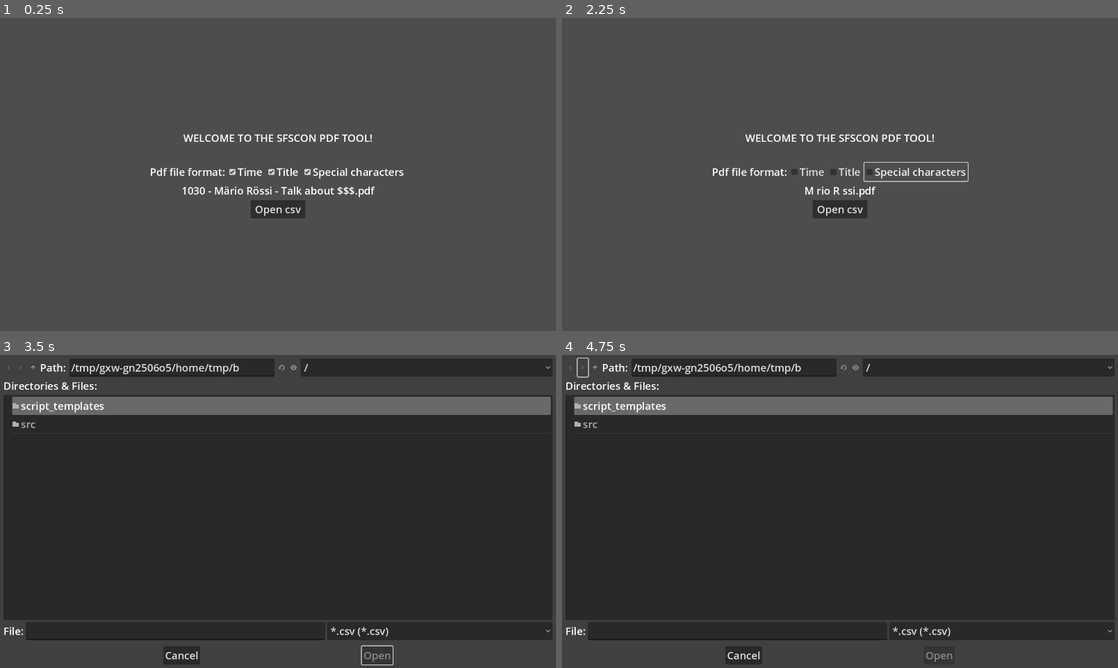
Above: before the commit, frames 1-4 (two rows, left to right).
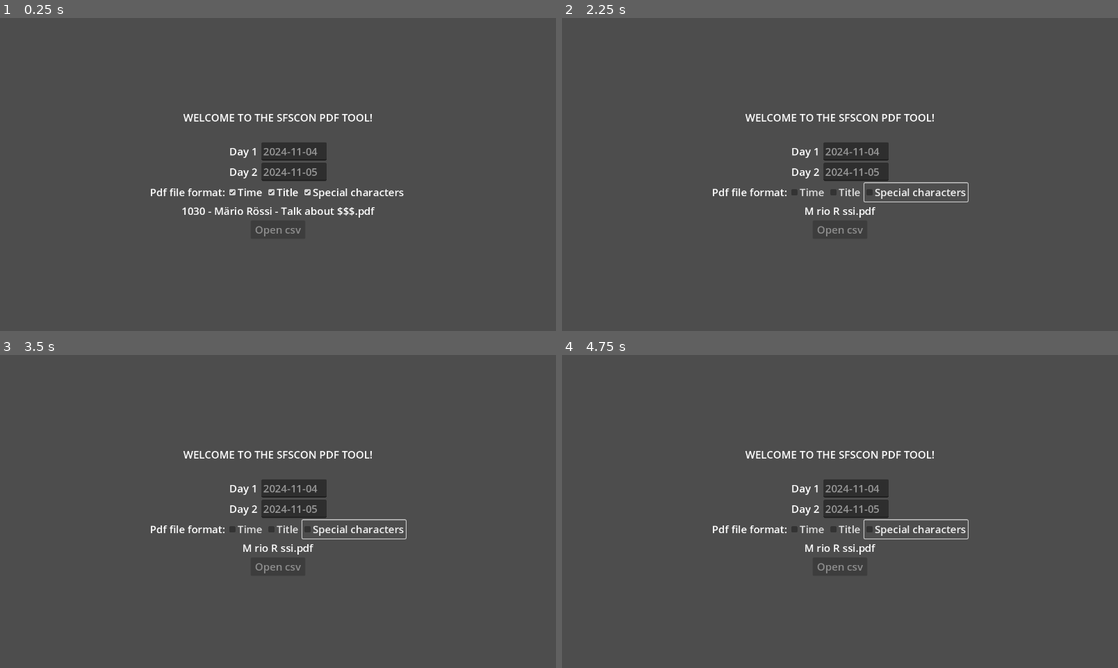
Above: after the commit, the same moments.

Repository: noi-techpark/sfscon-pdf-downloader
Game: Godot game, scene res://src/Main.tscn
The game is run twice, just before and just after one commit, with the same random seed, the same clock (stepped at 60 frames per second) and the same inputs.
Inputs (mouse positions are in pixels of both pictures, inside the frame that each line leads up to):
- Up to frame 1 (0.25 s): no input
- Up to frame 2 (2.25 s): click "Time" at 0.5 s; click "Title" at 1.25 s; click "Special characters" at 2 s
- Up to frame 3 (3.5 s): click (278, 545) at 2.75 s, where only the run before the commit has a clickable "Open csv"
- Up to frame 4 (4.75 s): click (584, 367) at 3.52 s; click (584, 367) at 4.27 s

The runs differ from the first frame. In frame 1, 4.1% of the frame differs, in the area x 27-73%, y 30-70%; in frame 2, 4.0%; in frame 3, 80%, in the area x 0-100%, y 1-100%; in frame 4, 80%.

Commit message:
make day1/day2 configurable and save last config

Diff:
--- a/app/src/Main.gd
+++ b/app/src/Main.gd
@@ -14,6 +14,30 @@
 const STATUS_KEY: String = "status"
 const SPEAKER_KEY: String = "speakers"
 const PDF_LINK_KEY: String = "pdf presentation"
+
+
+@onready var file_dialog: FileDialog = $WebsiteFileDialog
+
+@onready var progress_label: Label = $Result/ProgressLabel
+@onready var statistics_label: Label = $Result/Statistics
+@onready var progress_bar: ProgressBar = $Result/ProgressBar
+@onready var http: HTTPRequest = $HTTPRequest
+@onready var result: VBoxContainer = $Result
+
+@onready var errors: RichTextLabel = $Result/Errors
+@onready var errors2: RichTextLabel = $Result/Errors2
+
+@onready var settings: VBoxContainer = $Settings
+@onready var example: Label = $Settings/Example
+
+@onready var time_checkbox: CheckBox = $Settings/PdfConfig/TimeCheckbox
+@onready var title_checkbox: CheckBox = $Settings/PdfConfig/TitleCheckBox
+@onready var regex_checkbox: CheckBox = $Settings/PdfConfig/RegexCheckbox
+
+@onready var day_1: LineEdit = $Settings/DayConfig1/Day1
+@onready var day_2: LineEdit = $Settings/DayConfig2/Day2
+
+@onready var submit: Button = $Settings/Submit
 
 var keys_index: Dictionary = {
 	ID_KEY: -1,
@@ -27,29 +51,9 @@
 	PDF_LINK_KEY: -1,
 }
 
-# TODO make day mapping input field
-const DAY_MAPPING: Dictionary = {
-	"10/11/2024" : "Day 1",
-	"11/11/2024" : "Day 2",
-}
-
-@onready var file_dialog: FileDialog = $WebsiteFileDialog
-
-@onready var progress_label: Label = $Result/ProgressLabel
-@onready var statistics_label: Label = $Result/Statistics
-@onready var progress_bar: ProgressBar = $Result/ProgressBar
-@onready var http: HTTPRequest = $HTTPRequest
-@onready var result: VBoxContainer = $Result
-
-@onready var errors: RichTextLabel = $Result/Errors
-@onready var errors2: RichTextLabel = $Result/Errors2
-
-@onready var settings: VBoxContainer = $Settings
-@onready var example: Label = $Settings/Example
-
-@onready var time_checkbox: CheckBox = $Settings/HBoxContainer/TimeCheckbox
-@onready var title_checkbox: CheckBox = $Settings/HBoxContainer/TitleCheckBox
-@onready var regex_checkbox: CheckBox = $Settings/HBoxContainer/RegexCheckbox
+#"10/11/2024" : "Day 1"
+#"11/11/2024" : "Day 2"
+var day_mapping: Dictionary  = {}
 
 var pdf_path: String
 
@@ -71,6 +75,14 @@
 	regex.compile("\\w+")
 
 	_load_config()
+
+	# restore day mapping
+	for day: String in day_mapping.keys():
+		if day_mapping[day] == "Day 1":
+			day_1.text = day
+		elif day_mapping[day] == "Day 2":
+			day_2.text = day
+	submit.disabled = not _is_valid_date(day_1.text) or not _is_valid_date(day_2.text)
 
 	time_checkbox.button_pressed = include_time
 	title_checkbox.button_pressed = include_title
@@ -89,6 +101,7 @@
 	include_title = config.get_value("settings", "include_title", true)
 	include_time = config.get_value("settings", "include_time", true)
 	include_special_characters = config.get_value("settings", "include_special_characters", true)
+	day_mapping = config.get_value("settings", "day_mapping" , {})
 
 
 func _save_config(path: String) -> void:
@@ -97,6 +110,7 @@
 	config.set_value("settings", "include_title", include_title)
 	config.set_value("settings", "include_time", include_time)
 	config.set_value("settings", "include_special_characters", include_special_characters)
+	config.set_value("settings", "day_mapping", day_mapping)
 	config.save("user://settings.cfg")
 
 
@@ -204,8 +218,8 @@
 	return base_path + path
 
 func _get_day(day: String) -> String:
-	if DAY_MAPPING.has(day):
-		return DAY_MAPPING[day]
+	if day_mapping.has(day):
+		return day_mapping[day]
 	return "TBD"
 
 func _escape_string(string: String) -> String:
@@ -254,6 +268,7 @@
 
 	example.text = _format_file_name(time, title, speaker)
 
+
 func _format_file_name(time: String, title: String, speaker: String) -> String:
 	if not include_time:
 		time = ""
@@ -278,3 +293,20 @@
 	text = text.strip_edges()
 
 	return text
+
+
+func _on_day_1_text_changed(new_text: String) -> void:
+	submit.disabled = not _is_valid_date(day_1.text) or not _is_valid_date(day_2.text)
+	if _is_valid_date(day_1.text):
+		day_mapping[day_1.text] = "Day 1"
+
+
+func _on_day_2_text_changed(new_text: String) -> void:
+	submit.disabled = not _is_valid_date(day_1.text) or not _is_valid_date(day_2.text)
+
+	if _is_valid_date(day_2.text):
+		day_mapping[day_2.text] = "Day 2"
+
+func _is_valid_date(date: String) -> bool:
+	var time: int = Time.get_unix_time_from_datetime_string(date)
+	return time > 0
--- a/app/src/Main.tscn
+++ b/app/src/Main.tscn
@@ -37,27 +37,57 @@
 custom_minimum_size = Vector2(0, 30)
 layout_mode = 2
 
-[node name="HBoxContainer" type="HBoxContainer" parent="Settings"]
+[node name="DayConfig1" type="HBoxContainer" parent="Settings"]
+layout_mode = 2
+theme_override_constants/separation = 10
+alignment = 1
+
+[node name="Description" type="Label" parent="Settings/DayConfig1"]
+layout_mode = 2
+text = "Day 1"
+horizontal_alignment = 1
+
+[node name="Day1" type="LineEdit" parent="Settings/DayConfig1"]
+custom_minimum_size = Vector2(150, 0)
+layout_mode = 2
+placeholder_text = "2024-11-04"
+
+[node name="DayConfig2" type="HBoxContainer" parent="Settings"]
+layout_mode = 2
+theme_override_constants/separation = 10
+alignment = 1
+
+[node name="Description" type="Label" parent="Settings/DayConfig2"]
+layout_mode = 2
+text = "Day 2"
+horizontal_alignment = 1
+
+[node name="Day2" type="LineEdit" parent="Settings/DayConfig2"]
+custom_minimum_size = Vector2(150, 0)
+layout_mode = 2
+placeholder_text = "2024-11-05"
+
+[node name="PdfConfig" type="HBoxContainer" parent="Settings"]
 layout_mode = 2
 theme_override_constants/separation = 5
 alignment = 1
 
-[node name="Description" type="Label" parent="Settings/HBoxContainer"]
+[node name="Description" type="Label" parent="Settings/PdfConfig"]
 layout_mode = 2
 text = "Pdf file format:"
 horizontal_alignment = 1
 
-[node name="TimeCheckbox" type="CheckBox" parent="Settings/HBoxContainer"]
+[node name="TimeCheckbox" type="CheckBox" parent="Settings/PdfConfig"]
 layout_mode = 2
 button_pressed = true
 text = "Time"
 
-[node name="TitleCheckBox" type="CheckBox" parent="Settings/HBoxContainer"]
+[node name="TitleCheckBox" type="CheckBox" parent="Settings/PdfConfig"]
 layout_mode = 2
 button_pressed = true
 text = "Title"
 
-[node name="RegexCheckbox" type="CheckBox" parent="Settings/HBoxContainer"]
+[node name="RegexCheckbox" type="CheckBox" parent="Settings/PdfConfig"]
 layout_mode = 2
 button_pressed = true
 text = "Special characters"
@@ -70,6 +100,7 @@
 [node name="Submit" type="Button" parent="Settings"]
 layout_mode = 2
 size_flags_horizontal = 4
+disabled = true
 text = " Open csv "
 
 [node name="WebsiteFileDialog" type="FileDialog" parent="."]
@@ -150,9 +181,11 @@
 [node name="HTTPRequest" type="HTTPRequest" parent="."]
 use_threads = true
 
-[connection signal="toggled" from="Settings/HBoxContainer/TimeCheckbox" to="." method="_on_time_checkbox_toggled"]
-[connection signal="toggled" from="Settings/HBoxContainer/TitleCheckBox" to="." method="_on_title_check_box_toggled"]
-[connection signal="toggled" from="Settings/HBoxContainer/RegexCheckbox" to="." method="_on_regex_checkbox_toggled"]
+[connection signal="text_changed" from="Settings/DayConfig1/Day1" to="." method="_on_day_1_text_changed"]
+[connection signal="text_changed" from="Settings/DayConfig2/Day2" to="." method="_on_day_2_text_changed"]
+[connection signal="toggled" from="Settings/PdfConfig/TimeCheckbox" to="." method="_on_time_checkbox_toggled"]
+[connection signal="toggled" from="Settings/PdfConfig/TitleCheckBox" to="." method="_on_title_check_box_toggled"]
+[connection signal="toggled" from="Settings/PdfConfig/RegexCheckbox" to="." method="_on_regex_checkbox_toggled"]
 [connection signal="pressed" from="Settings/Submit" to="." method="_on_submit_pressed"]
 [connection signal="file_selected" from="WebsiteFileDialog" to="." method="_on_website_file_dialog_file_selected"]
 [connection signal="pressed" from="Result/Restart" to="." method="_on_restart_pressed"]
